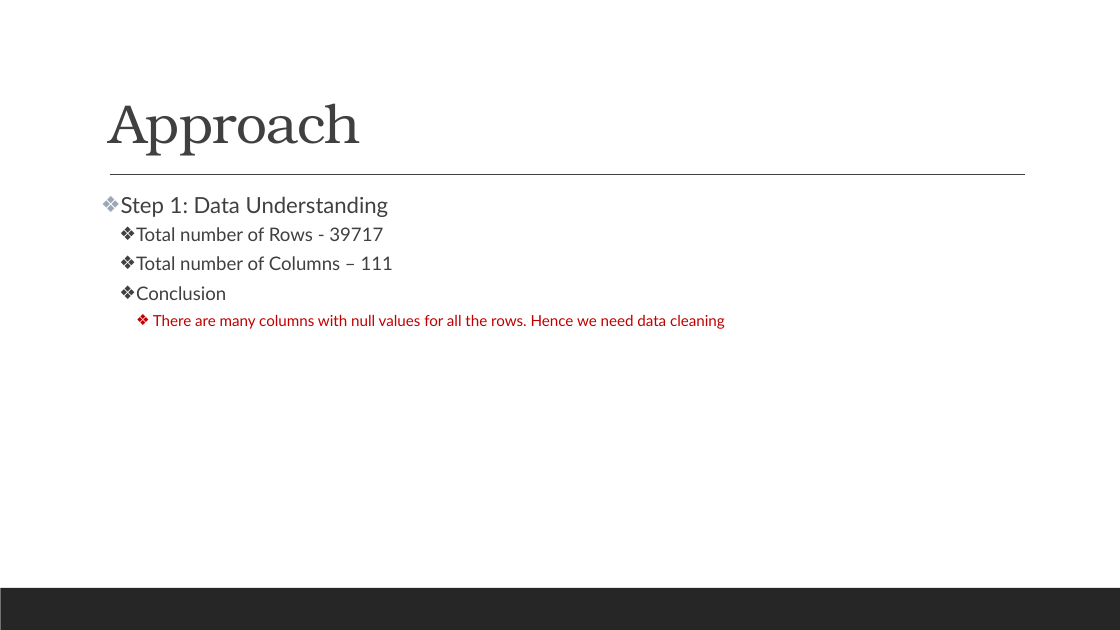
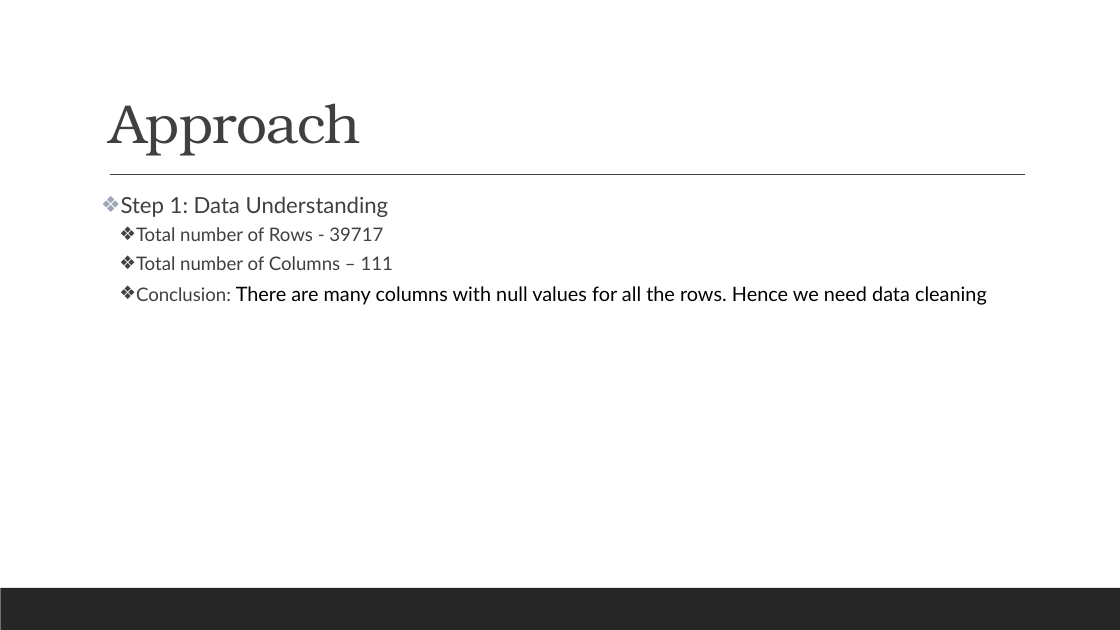
Before and after one commit to vidhyadharpandit/LendingClubCaseStudy, a slide deck: slide 5 of LendingClubCaseStudy-Presentation.pptx. Drawn at 1120x630 pixels with LibreOffice and Linux fonts; fonts in the diff are those of the drawing. Boxes give left, top, right and bottom in pixels: in the first picture for what was removed or moved away, otherwise in the second. Text is boxed around its words. In the diff, an @@ line names an element or a change of style, - is before the commit and + after.

```diff
--- a/LendingClubCaseStudy-Presentation.pptx
+++ b/LendingClubCaseStudy-Presentation.pptx
@@ text at bbox=[136, 286, 987, 305]: text changed; size 13 to 17 pt; text colour #C00000 to #000000 @@
-  ❖ Conclusion
-    ❖ There are many columns with null values for all the rows. Hence we need data cleaning
+  ❖ Conclusion: There are many columns with null values for all the rows. Hence we need data cleaning
```
Also in this commit, not shown: 11 other slides changed, 3 slides added, 5 slides removed, 2 other files.
